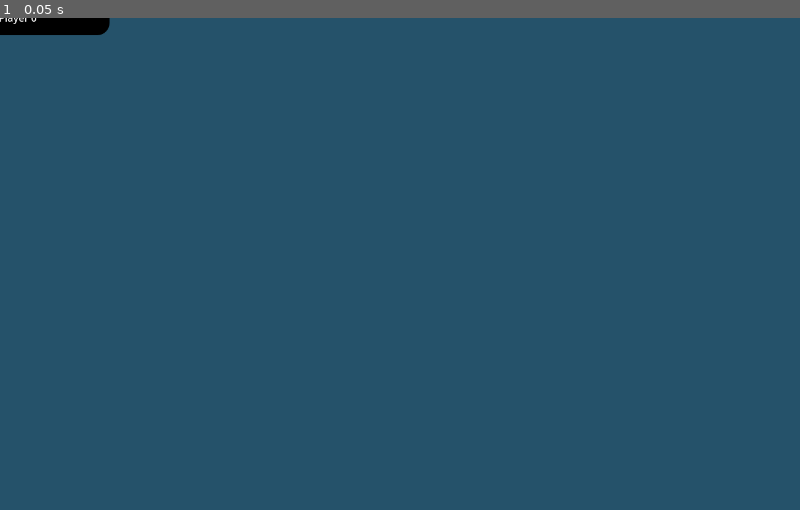
Above: before the commit, frame 1.
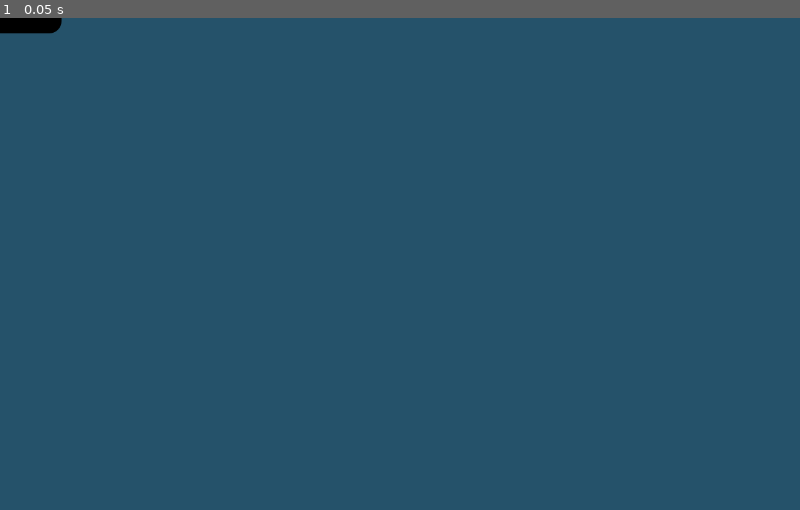
Above: after the commit, the same moment.

Repository: mikechuck/poker-game
Game: Godot game, scene res://scenes/player.tscn
Two runs of this game, one before a commit and one after it. Both use one fixed random seed, a clock stepped at 60 frames per second and the inputs below. This scene is started directly instead of the project's main scene.
Inputs:
- Up to frame 1 (0.05 s): no input

The runs differ from the first frame. In frame 1, 0.3% of the frame differs, in the area x 0-14%, y 0-4%.

Commit message:
fixed seat assignment and some other stuff

Diff:
--- a/scenes/player.tscn
+++ b/scenes/player.tscn
@@ -8,13 +8,14 @@
 script = ExtResource("1_4kbsb")
 
 [node name="PlayerCard" type="Node2D" parent="."]
-position = Vector2(-2, -12)
+position = Vector2(-100, -15)
 script = SubResource("GDScript_xygjn")
 
 [node name="PlayerName" type="RichTextLabel" parent="PlayerCard"]
 clip_contents = false
-offset_right = 212.0
-offset_bottom = 40.0
+offset_left = 20.0
+offset_right = 220.0
+offset_bottom = 30.0
 text = "Player 1"
 fit_content = true
 scroll_active = false
--- a/scripts/game_manager.gd
+++ b/scripts/game_manager.gd
@@ -46,7 +46,6 @@
 
 # Called every frame. 'delta' is the elapsed time since the previous frame.
 func _process(delta: float) -> void:
-	queue_redraw()
 	pass
 
 func _draw() -> void:
@@ -67,7 +66,9 @@
 
 ### End built in methods
 
-### Server networking methods
+###################################### Server #############################################
+
+### Start Server networking methods
 
 func start_server():
 	var peer = WebSocketMultiplayerPeer.new()
@@ -91,8 +92,6 @@
 		dict_connect_players[player_id] = connected_players[player_id].to_dict()
 	update_connected_players_list.rpc(dict_connect_players)
 	#assign_player_data.rpc(id, connected_player)
-
-
 	print("Number of players connected: %s" % [connected_players.size()])
 
 func _on_peer_disconnected(id):
@@ -112,32 +111,29 @@
 
 ### Start server RPCs
 
-@rpc("any_peer")
+@rpc("reliable", "any_peer")
 func client_request_player_data():
 	var connected_player = connected_players.get(multiplayer.get_remote_sender_id())
-	print("Sending assign_player_data request rpc to client %s" % [connected_player.id])
 	assign_player_data.rpc_id(connected_player.id, connected_player.to_dict())
 
-
-@rpc("any_peer")
+@rpc("reliable", "any_peer")
 func client_request_seat(seat_number: int):
 	var client_id = multiplayer.get_remote_sender_id()
+	# Check to see if seat is already filled
+	seat_number = get_next_free_seat(seat_number)
+	# First remove them from their current seat then put them in the new seat
 	var desired_seat = player_seats.get(seat_number)
-	if (desired_seat.player_id != 0):
-		seat_number = (seat_number + 1) % 8
-		desired_seat = player_seats.get(seat_number)
-	# First remove them from their current seat then put them in the new seat
 	for seat in player_seats.values():
 		if (seat.player_id == client_id):
 			seat.player_id = 0
 	desired_seat.player_id = client_id
 	player_seats[seat_number] = desired_seat
-	print("Sending player seats to all clients")
+	print("Assigned player %s to seat number %s" % [client_id, seat_number])
 	update_player_seats_list.rpc(serialize_player_seats())
 
 ### End server RPCs
 
-### Player networking methods
+###################################### Client #############################################
 
 func connect_to_server():
 	print("Connecting to server at ws://localhost:%s ..." % [server_port])
@@ -153,7 +149,7 @@
 
 func _on_connected():
 	print("Successfully connected to server")
-	client_request_player_data.rpc_id(0)
+	client_request_player_data.rpc_id(1)
 
 func _on_connection_failed():
 	print("Connection to server failed.")
@@ -161,12 +157,13 @@
 func _on_disconnected():
 	print("Disconnected from server.")
 
-func spawn_player(seat_details: PlayerSeat):
-	var player_instance = player_scene.instantiate()
-	player_instance.position = seat_details.pos + screen_origin
-	player_instance.player_id = seat_details.player_id
-	connected_players[seat_details.player_id].player_node = player_instance
-	add_child(player_instance)
+
+#func spawn_player(seat_details: PlayerSeat):
+	#var player_instance = player_scene.instantiate()
+	#player_instance.position = seat_details.pos + screen_origin
+	#player_instance.player_id = seat_details.player_id
+	#connected_players[seat_details.player_id].player_node = player_instance
+	#add_child(player_instance)
 
 func clear_drawn_player_nodes():
 	for seat in player_seats.values():
@@ -194,38 +191,35 @@
 	print("My player id is: %s" % [player_data.id])
 	client_request_seat.rpc_id(1, 0)
 
-@rpc("call_remote")
+@rpc("reliable", "call_remote")
 func update_connected_players_list(new_connected_players_list):
 	connected_players = {}
 	for id in new_connected_players_list:
 		connected_players[id] = ConnectedPlayer.from_dict(new_connected_players_list[id])
 
-@rpc("call_remote")
+@rpc("reliable", "call_remote")
 func update_player_seats_list(new_player_seats):
 	# Player has not finished setup process while another player connected,
 	# can't do anything with this data yet in that case
 	if (player_data != null):
 		print("%s | Got new seat list from server, queueing redraw" % [player_data.id])
-		clear_drawn_player_nodes()
+		#clear_drawn_player_nodes()
 		player_seats = deserialize_player_seats(new_player_seats)
 		redraw_players()
 		queue_redraw()
 
-### End Client RPCs
-
-### End player networking methods
+
+###################################### Helper #############################################
 
 func set_player_seats():
 	for i in 8:
-		var xPos = (table_radius + 60) * cos(i * single_angle) + screen_origin.x
-		var yPos = (table_radius + 60) * sin(i * single_angle) + screen_origin.y
+		var xPos = (table_radius) * cos(i * single_angle) + screen_origin.x
+		var yPos = (table_radius) * sin(i * single_angle) + screen_origin.y
 		var pos = Vector2(xPos, yPos)
 		var player_seat = PlayerSeat.new()
 		player_seat.pos = pos
 		player_seat.player_id = 0
 		player_seats[i] = player_seat
-
-### Start helper functions
 
 # Converts a dict of custom objects to dict of generic objects
 func serialize_player_seats() -> Dictionary:
@@ -240,9 +234,16 @@
 		deserialized_player_seats[id] = PlayerSeat.from_dict(new_player_seats[id])
 	return deserialized_player_seats
 
-### End helper functions
-
-### Start custom data types
+func get_next_free_seat(seat_number):
+	var desired_seat = player_seats.get(seat_number)
+	if (desired_seat.player_id != 0):
+		seat_number = (seat_number + 1) % 8
+		print("Seat already filled by %s, changed seat number to %s" % [desired_seat.player_id, seat_number])
+		desired_seat = player_seats.get(seat_number)
+		seat_number = get_next_free_seat(seat_number)
+	return seat_number
+
+###################################### Data Types #############################################
 
 class ConnectedPlayer:
 	var id: int = 0
@@ -281,5 +282,3 @@
 		instance.player_id = dict.get("player_id")
 		instance.player_node = dict.get("player_node")
 		return instance
-
-### End custom data types
--- a/scripts/player.gd
+++ b/scripts/player.gd
@@ -15,6 +15,6 @@
 	style_box.corner_radius_top_right = 20
 	style_box.corner_radius_bottom_left = 20
 	style_box.corner_radius_bottom_right = 20
-	var rect = Rect2(player_card.position.x - 20, player_card.position.y - 10, 200, 50)
+	var rect = Rect2(player_card.position.x, player_card.position.y - 10, 200, 50)
 
 	draw_style_box(style_box, rect)
